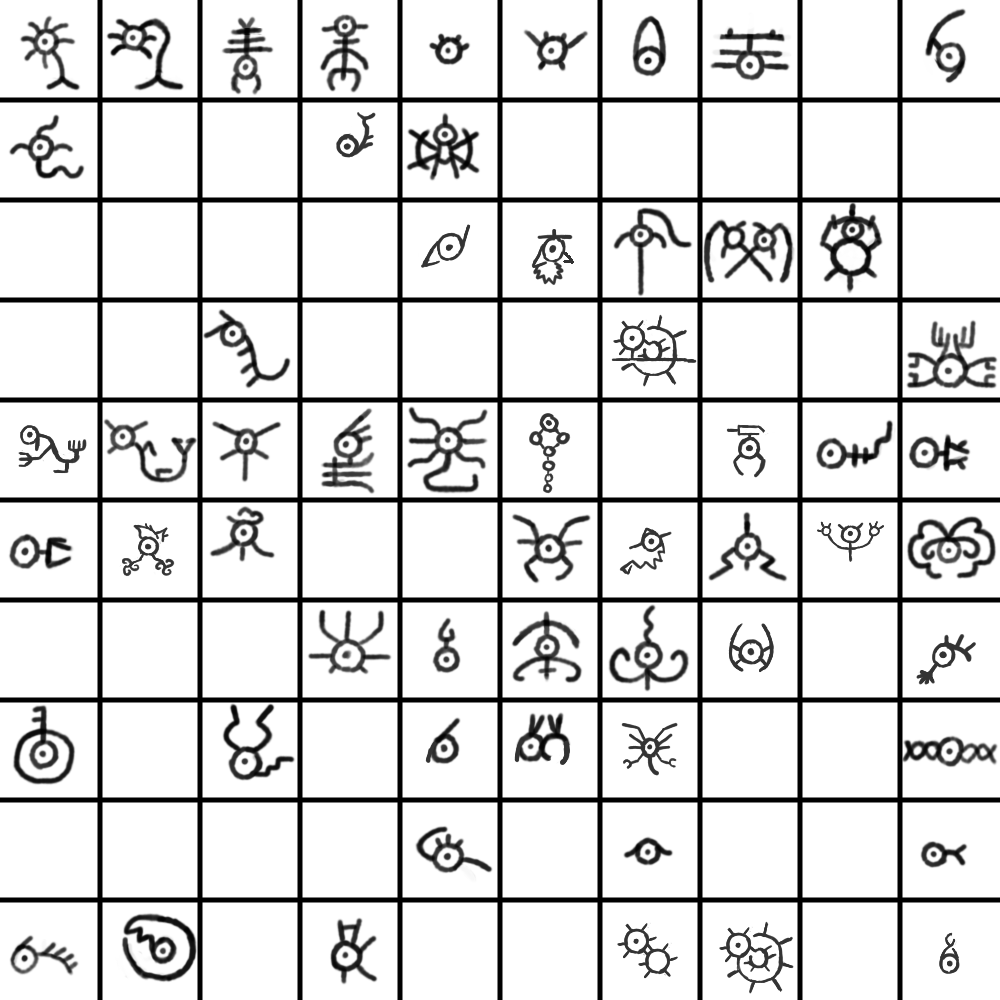
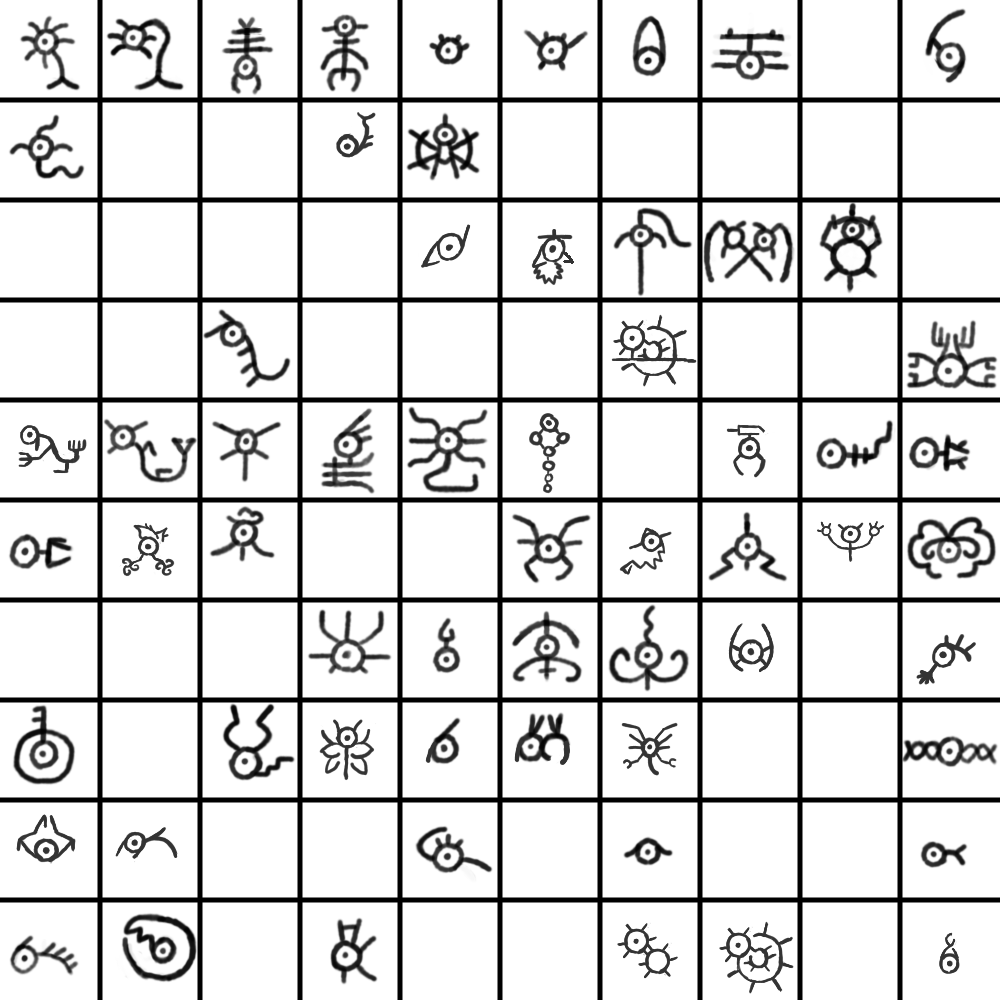
Before/after of a 1000px x 1000px layered artwork. What changed in the layer stack:
painted on "Paint Layer 1" over [16, 719, 376, 864]
